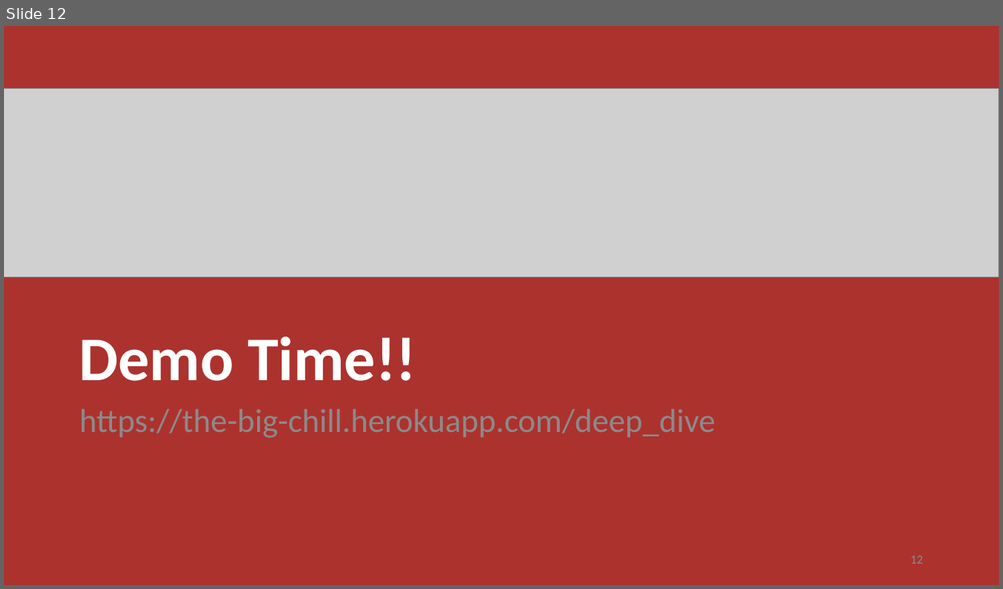
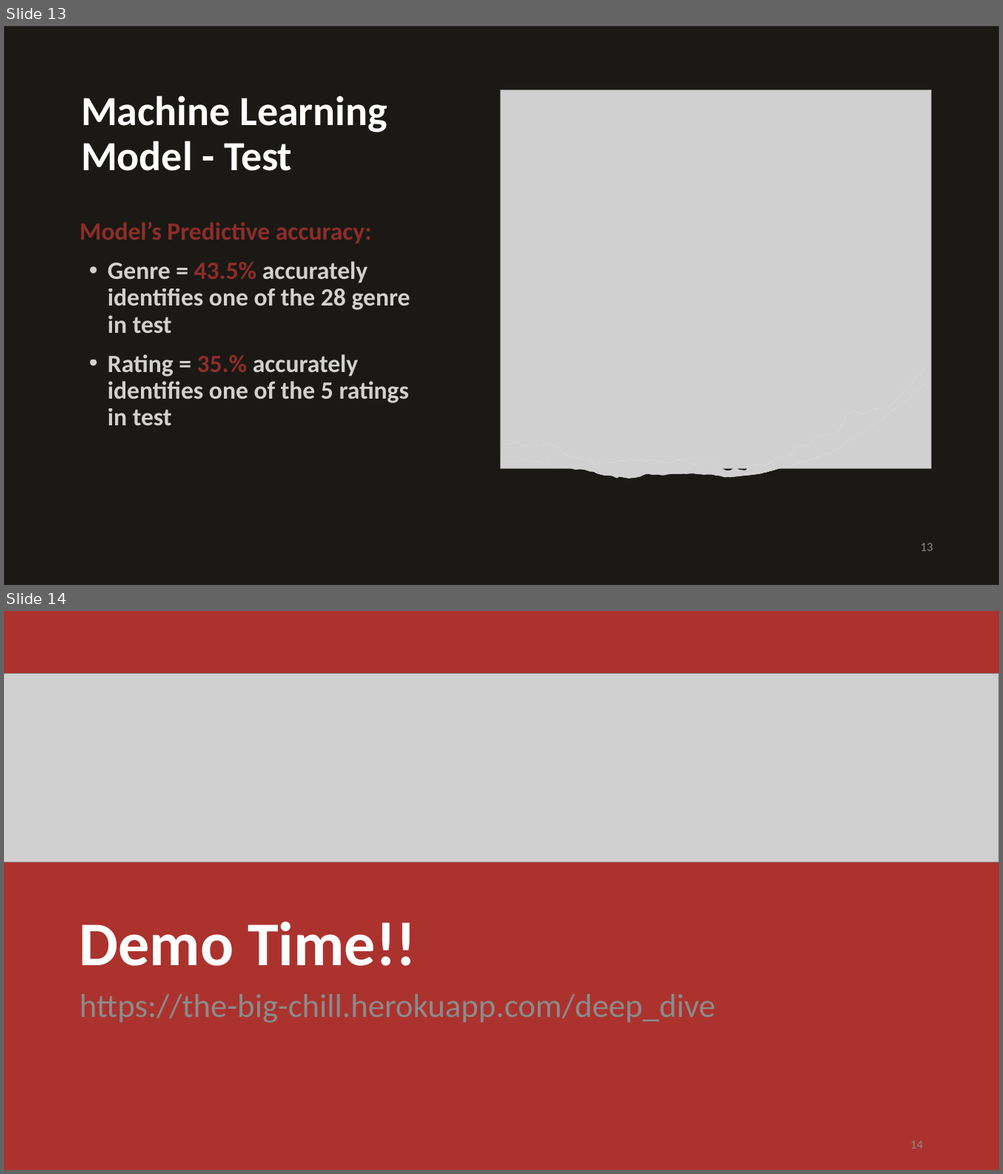
Before and after one commit to HaifaNajdawi/The_big_chill, a slide deck: Final_Report_Out_Presentation.pptx. Shown one above the other, each under a label of ours: slide 12 before the commit, slides 13 and 14 after it. The pictures are 1003x589 and 1003x1174 pixels, drawn with LibreOffice and Linux fonts; fonts in the diff are those of the drawing; grey boxes stand for pictures. Boxes give left, top, right and bottom in pixels: in the first picture for what was removed or moved away, otherwise in the second. Text is boxed around its words. In the diff, an @@ line names an element or a change of style, - is before the commit and + after.

```diff
--- a/Final_Report_Out_Presentation.pptx
+++ b/Final_Report_Out_Presentation.pptx
@@ slide 13 added at <box>4,26,999,585</box>, background #FFFFFF @@
@@ rectangle added at <box>4,26,999,585</box>, fill #1A1915, outline #24231F 1 pt @@
@@ picture added at <box>501,90,931,469</box> @@
@@ text added at <box>81,96,387,171</box>, 40 pt, text #FFFFFF, bold @@
+Machine Learning Model - Test
@@ text added at <box>79,222,410,426</box>, 24 pt, text #FFFFFF at 80% opacity, bold @@
+Model’s Predictive accuracy:
+• Genre = 43.5% accurately identifies one of the 28 genre in test
+• Rating = 35.% accurately identifies one of the 5 ratings in test
@@ freeform shape added at <box>502,364,930,479</box>, fill #FFFFFF @@
@@ picture added at <box>502,364,930,479</box> @@
@@ page number added at <box>920,543,933,551</box>, 12 pt, text #8C8C8C @@
+13
@@ what was slide 12 is now slide 14 @@
@@ page number at <box>910,1141,922,1149</box>: text changed @@
-12
+14
```
Also in this commit, not shown: 11 slides changed, 3 other slides added, 1 slide removed.
